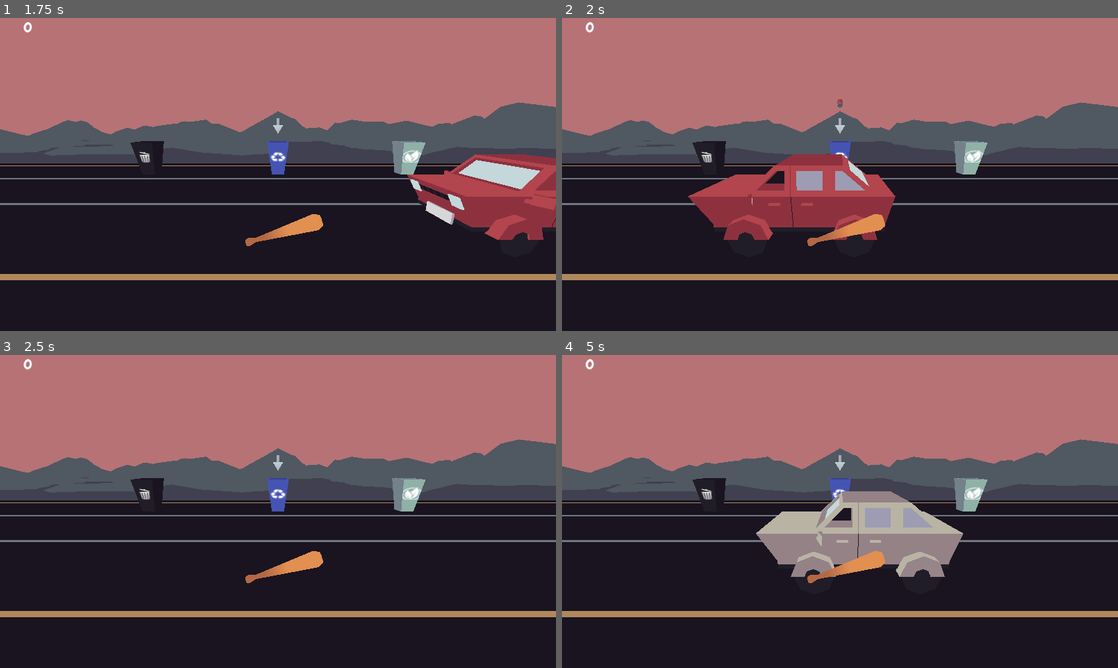
Above: before the commit, frames 1-4 (two rows, left to right).
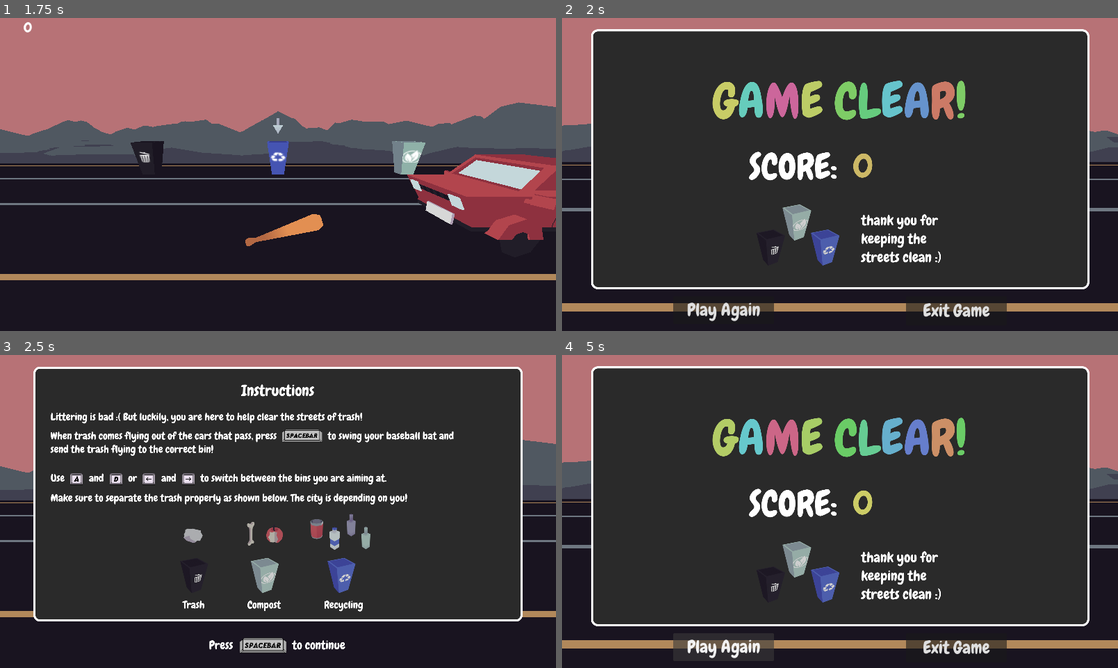
Above: after the commit, the same moments.

Repository: Manas701/SVCGameJam
Game: Godot game, scene res://scenes/main menu.tscn
Same seed, same stepped clock (60 frames per second), same inputs: the game is played once before the commit and once after it. Sound files missing from this copy of the repository are replaced by a short silence.
Inputs (mouse positions are in pixels of both pictures, inside the frame that each line leads up to):
- Up to frame 1 (1.75 s): click "Play Game" at 0.5 s; tap Enter at 1.25 s; hold Right (select_right) from 1.28 s (still down); hold Space (startGame) from 1.28 s (still down)
- Up to frame 2 (2 s): keep holding Right (select_right); keep holding Space (startGame)
- Up to frame 3 (2.5 s): release Right (select_right) at 2 s; release Space (startGame) at 2 s; click (161, 646) at 2 s, where only the run after the commit has a clickable "Play Again"
- Up to frame 4 (5 s): hold Left (select_left) 2.78-3.5 s; tap Space (startGame) at 2.85 s; click (723, 646) at 3.5 s, where only the run after the commit has a clickable "Play Again"; hold Right (select_right) from 4.28 s (still down); hold Space (startGame) from 4.28 s (still down)

Frame 1 is identical in both runs. In frame 2, 53% of the frame differs, in the area x 0-100%, y 1-97%; in frame 3, 44%; in frame 4, 53%.

Commit message:
end scene added

Diff:
--- a/assets/scripts/trash_spawner.gd
+++ b/assets/scripts/trash_spawner.gd
@@ -100,3 +100,7 @@
 
 func increment_score(by):
 	pass # Replace with function body.
+
+
+func _on_conductor_finished():
+	pass # Replace with function body.
--- /dev/null
+++ b/scenes/manasScene.gd
@@ -0,0 +1,15 @@
+extends Node3D
+
+
+# Called when the node enters the scene tree for the first time.
+func _ready():
+	pass # Replace with function body.
+
+
+# Called every frame. 'delta' is the elapsed time since the previous frame.
+func _process(delta):
+	pass
+
+
+func _on_conductor_finished():
+	get_tree().change_scene_to_file("res://scenes/endGame.tscn")
--- a/scenes/manasScene.tscn
+++ b/scenes/manasScene.tscn
@@ -1,16 +1,17 @@
-[gd_scene load_steps=23 format=3 uid="uid://cmk3w3urbdkri"]
+[gd_scene load_steps=24 format=3 uid="uid://cmk3w3urbdkri"]
 
+[ext_resource type="Script" path="res://scenes/manasScene.gd" id="1_cwdv5"]
 [ext_resource type="Script" path="res://assets/scripts/trash.gd" id="2_tnpwx"]
 [ext_resource type="Script" path="res://assets/scripts/bat.gd" id="2_whjhi"]
-[ext_resource type="PackedScene" path="res://prefabs/bin_recycle.tscn" id="6_018ci"]
+[ext_resource type="PackedScene" uid="uid://e74xo05y6nei" path="res://prefabs/bin_recycle.tscn" id="6_018ci"]
 [ext_resource type="PackedScene" uid="uid://hpv7wre553nk" path="res://prefabs/bat.tscn" id="7_5fts6"]
-[ext_resource type="PackedScene" path="res://prefabs/bin_compost.tscn" id="7_ke1kv"]
+[ext_resource type="PackedScene" uid="uid://blrsu6t7na4pf" path="res://prefabs/bin_compost.tscn" id="7_ke1kv"]
 [ext_resource type="Script" path="res://assets/scripts/ChangingBins.gd" id="7_kxg3g"]
-[ext_resource type="PackedScene" path="res://prefabs/bin_trash.tscn" id="8_nec8g"]
+[ext_resource type="PackedScene" uid="uid://dcj2ftby2qt52" path="res://prefabs/bin_trash.tscn" id="8_nec8g"]
 [ext_resource type="PackedScene" uid="uid://ci0dyooqj357r" path="res://prefabs/car_spawner.tscn" id="10_gh5mt"]
-[ext_resource type="PackedScene" path="res://prefabs/street_environment.tscn" id="11_0d368"]
+[ext_resource type="PackedScene" uid="uid://vx8thkpwhynj" path="res://prefabs/street_environment.tscn" id="11_0d368"]
 [ext_resource type="Material" uid="uid://cfrmr730rvkhs" path="res://assets/3DAssets/models_obj/textures/textureMaterial.tres" id="13_crcg0"]
-[ext_resource type="PackedScene" uid="uid://xv0tk6gk4pe7" path="res://prefabs/ui_arrow.tscn" id="13_lmqbc"]
+[ext_resource type="PackedScene" path="res://prefabs/ui_arrow.tscn" id="13_lmqbc"]
 [ext_resource type="PackedScene" path="res://prefabs/trash_spawner.tscn" id="14_6iui7"]
 [ext_resource type="Script" path="res://assets/scripts/Scorer.gd" id="15_x33cw"]
 [ext_resource type="FontFile" uid="uid://brlxgerq8nwag" path="res://assets/fonts/Chewy-Regular.ttf" id="16_60uhs"]
@@ -49,6 +50,7 @@
 }
 
 [node name="manasScene" type="Node3D"]
+script = ExtResource("1_cwdv5")
 
 [node name="Camera3D" type="Camera3D" parent="."]
 transform = Transform3D(1, 0, 0, 0, 0.97381, 0.227365, 0, -0.227365, 0.97381, 0, 1.44543, 1.33061)
@@ -141,5 +143,6 @@
 
 [connection signal="body_entered" from="Bat/CollisionBox" to="Bat" method="_on_body_entered"]
 [connection signal="body_exited" from="Bat/CollisionBox" to="Bat" method="_on_body_exited"]
+[connection signal="finished" from="Trash_Spawner/Conductor" to="." method="_on_conductor_finished"]
 
 [editable path="Trash_Spawner"]
